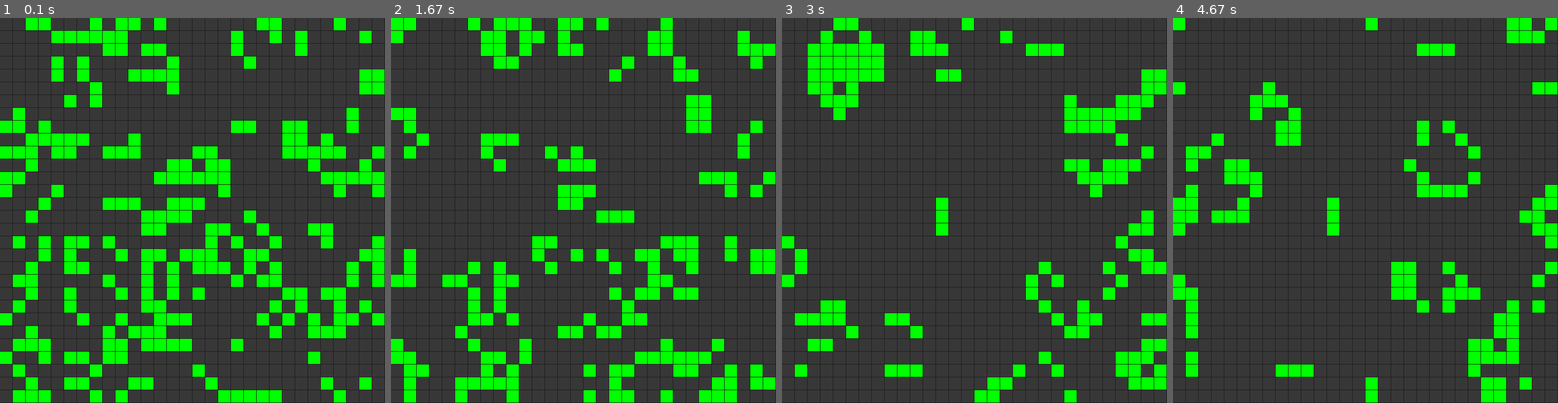
Above: before the commit, frames 1-4 (left to right).
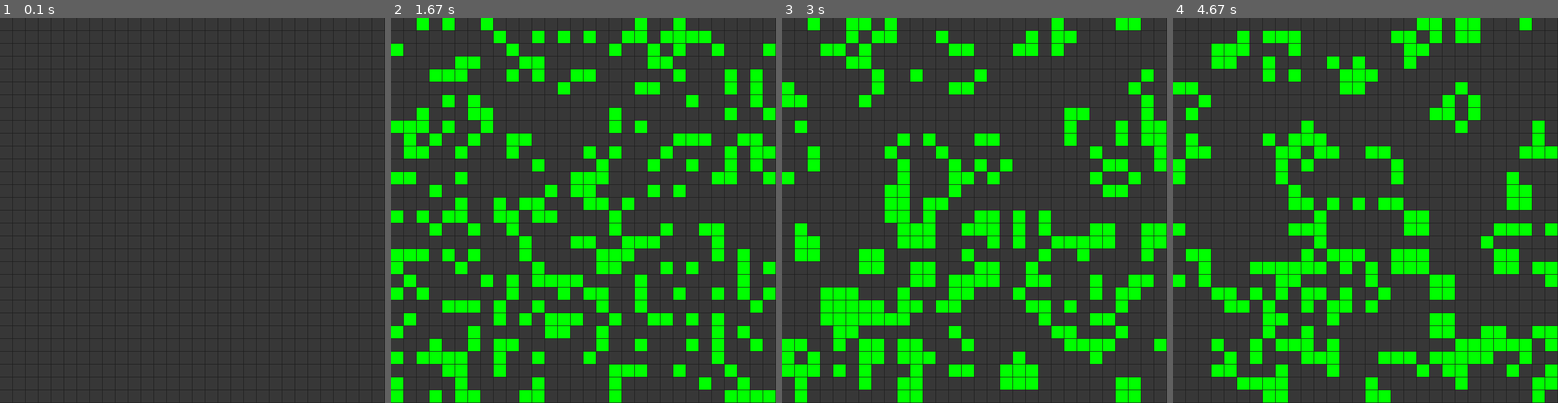
Above: after the commit, the same moments.

Repository: ShinigameBR/python-pygame-conways-game-of-life
Game: pygame game, started from main.py
Same seed, same stepped clock (60 frames per second), same inputs: the game is played once before the commit and once after it.
Inputs (mouse positions are in pixels of both pictures, inside the frame that each line leads up to):
- Up to frame 1 (0.1 s): no input
- Up to frame 2 (1.67 s): tap Space at 0.33 s; click (568, 229) at 0.78 s; tap C at 1.03 s; tap R at 1.4 s
- Up to frame 3 (3 s): tap Space at 1.77, 2.13, 2.87 s; click (855, 299) at 2.62 s
- Up to frame 4 (4.67 s): move the mouse to (1411, 245) at 3.23 s; click (1411, 245) at 3.35 s; move the mouse to (1265, 68) at 3.6 s; click (1265, 68) at 3.72 s; move the mouse to (1373, 79) at 3.97 s; click (1373, 79) at 4.08 s; click (1273, 133) at 4.45 s

The runs differ from the first frame. In frame 1, 25% of the frame differs, in the area x 0-100%, y 0-100%; in frame 2, 34%; in frame 3, 29%; in frame 4, 29%.

Commit message:
feat: :zap: start and stop simulation, mouse interaction

Diff:
--- /dev/null
+++ b/definitions.py
@@ -0,0 +1,11 @@
+# Main
+BACKGROUND_COLOR = (29, 29, 29)
+WINDOW_WIDTH = 750
+WINDOW_HEIGHT = 750
+CELL_SIZE = 25
+FPS = 12
+
+# Grid
+CHOICE_RATE = [1, 0, 0, 0] # 25%
+LIVE_CELL_COLOR = (0, 255, 0)
+DEAD_CELL_COLOR = (55, 55, 55)
--- /dev/null
+++ b/events.py
@@ -0,0 +1,30 @@
+import pygame as pg
+from simulation import Simulation
+from definitions import CELL_SIZE
+
+def event_management(simulation: Simulation, event: pg.Event):
+
+    if event.type == pg.MOUSEBUTTONDOWN:
+        pos = pg.mouse.get_pos()
+        row = pos[1] // CELL_SIZE
+        column = pos[0] // CELL_SIZE
+        simulation.toggle_cell(row, column)
+
+    if event.type == pg.KEYDOWN:
+        if event.key == pg.K_SPACE:
+            if simulation.status:
+                simulation.stop()
+                pg.display.set_caption("Game of Life - Stopped")
+            else:
+                simulation.start()
+                pg.display.set_caption("Game of Life - Running")
+        elif event.key == pg.K_UP:
+            if FPS < 30:
+                FPS += 2
+        elif event.key == pg.K_DOWN:
+            if FPS > 6:
+                FPS -= 2
+        elif event.key == pg.K_c:
+            simulation.clear()
+        elif event.key == pg.K_r:
+            simulation.restart()
--- a/grid.py
+++ b/grid.py
@@ -1,5 +1,6 @@
 import pygame as pg
 from random import choice
+from definitions import CHOICE_RATE, LIVE_CELL_COLOR, DEAD_CELL_COLOR
 class Grid:
     def __init__(self, width: int, height: int, cell_size: int):
         self.rows = height // cell_size
@@ -7,13 +8,22 @@
         self.cell_size = cell_size
         self.cells = [[0 for col in range(self.columns)] for row in range(self.rows)]
 
-    def draw(self, window):
+    def draw(self, window: pg.Window):
         for row in range(self.rows):
             for column in range(self.columns):
-                color = (0, 255, 0) if self.cells[row][column] else (55, 55, 55)
+                color = LIVE_CELL_COLOR if self.cells[row][column] else DEAD_CELL_COLOR
                 pg.draw.rect(window, color, (column * self.cell_size, row * self.cell_size, self.cell_size - 1, self.cell_size - 1))
 
     def fill_random(self):
         for row in range(self.rows):
             for column in range(self.columns):
-                self.cells[row][column] = choice([1, 0, 0, 0])
+                self.cells[row][column] = choice(CHOICE_RATE)
+
+    def clear(self):
+        for row in range(self.rows):
+            for column in range(self.columns):
+                self.cells[row][column] = 0
+
+    def toggle_cell(self, row: int, column: int):
+        if 0 <= row < self.rows and 0 <= column < self.columns:
+            self.cells[row][column] = not self.cells[row][column]
--- a/main.py
+++ b/main.py
@@ -1,12 +1,8 @@
 import pygame as pg
 import sys
 from simulation import Simulation
-
-BACKGROUND_COLOR = (29, 29, 29)
-WINDOW_WIDTH = 750
-WINDOW_HEIGHT = 750
-CELL_SIZE = 25
-FPS = 12
+from events import event_management
+from definitions import WINDOW_HEIGHT, WINDOW_WIDTH, FPS, BACKGROUND_COLOR, CELL_SIZE
 
 pg.init()
 
@@ -25,6 +21,8 @@
         if event.type == pg.QUIT:
             pg.quit()
             sys.exit()
+        else:
+            event_management(simulation, event)
 
     # Update
     simulation.update()
--- a/simulation.py
+++ b/simulation.py
@@ -1,3 +1,4 @@
+import pygame as pg
 from grid import Grid
 
 class Simulation:
@@ -6,12 +7,36 @@
         self.temp_grid = Grid(width, height, cell_size)
         self.rows = height // cell_size
         self.columns = width // cell_size
+        self.status = False
+
+    def is_running(self):
+        return self.status
+
+    def start(self):
+        self.status = True
+
+    def stop(self):
+        self.status = False
+
+    def clear(self):
+        self.stop()
+        self.grid.clear()
+
+    def restart(self):
+        self.clear()
         self.grid.fill_random()
 
-    def draw(self, window):
+    def toggle_cell(self, row: int, column: int):
+        if not self.is_running():
+            self.grid.toggle_cell(row, column)
+        else:
+            self.stop()
+            self.grid.toggle_cell(row, column)
+
+    def draw(self, window: pg.Window):
         self.grid.draw(window)
 
-    def count_live_neighbors(self, grid, row, column):
+    def count_live_neighbors(self, grid: Grid, row: int, column: int):
         live_neighbors = 0
 
         neighbors_offsets = [(-1,-1), (-1,0), (-1,1), (0,-1), (0,1), (1,-1), (1,0), (1,1)]
@@ -24,22 +49,23 @@
         return live_neighbors
 
     def update(self):
-        for row in range(self.rows):
-            for column in range(self.columns):
-                live_neighbors = self.count_live_neighbors(self.grid, row, column)
-                cell_value = self.grid.cells[row][column]
+        if self.is_running():
+            for row in range(self.rows):
+                for column in range(self.columns):
+                    live_neighbors = self.count_live_neighbors(self.grid, row, column)
+                    cell_value = self.grid.cells[row][column]
 
-                if cell_value == 1:
-                    if live_neighbors < 2 or live_neighbors > 3:
-                        self.temp_grid.cells[row][column] = 0
+                    if cell_value == 1:
+                        if live_neighbors < 2 or live_neighbors > 3:
+                            self.temp_grid.cells[row][column] = 0
+                        else:
+                            self.temp_grid.cells[row][column] = 1
                     else:
-                        self.temp_grid.cells[row][column] = 1
-                else:
-                    if live_neighbors == 3:
-                        self.temp_grid.cells[row][column] = 1
-                    else:
-                        self.temp_grid.cells[row][column] = 0
+                        if live_neighbors == 3:
+                            self.temp_grid.cells[row][column] = 1
+                        else:
+                            self.temp_grid.cells[row][column] = 0
 
-        for row in range(self.rows):
-            for column in range(self.columns):
-                self.grid.cells[row][column] = self.temp_grid.cells[row][column]
+            for row in range(self.rows):
+                for column in range(self.columns):
+                    self.grid.cells[row][column] = self.temp_grid.cells[row][column]
